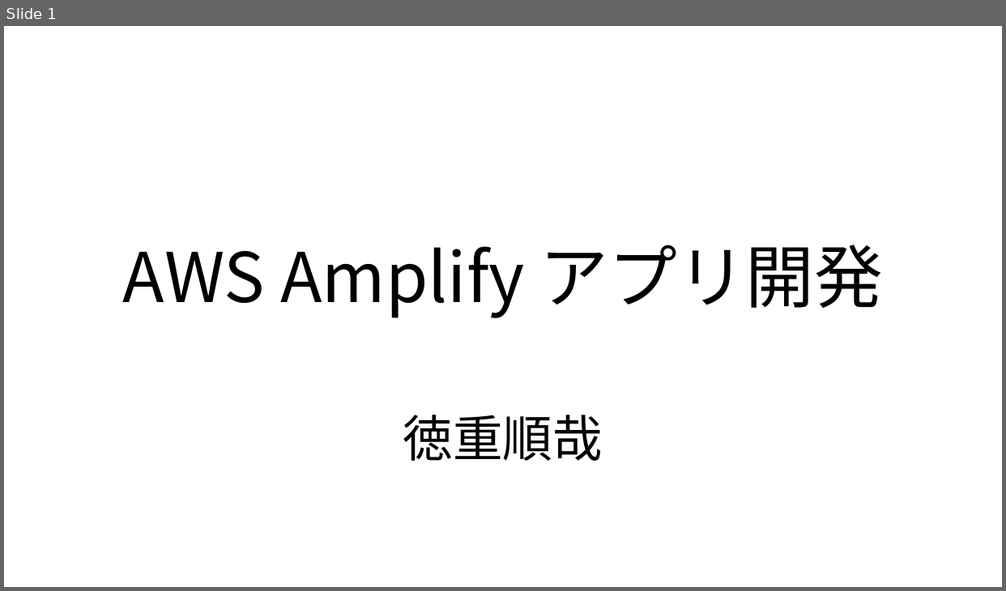
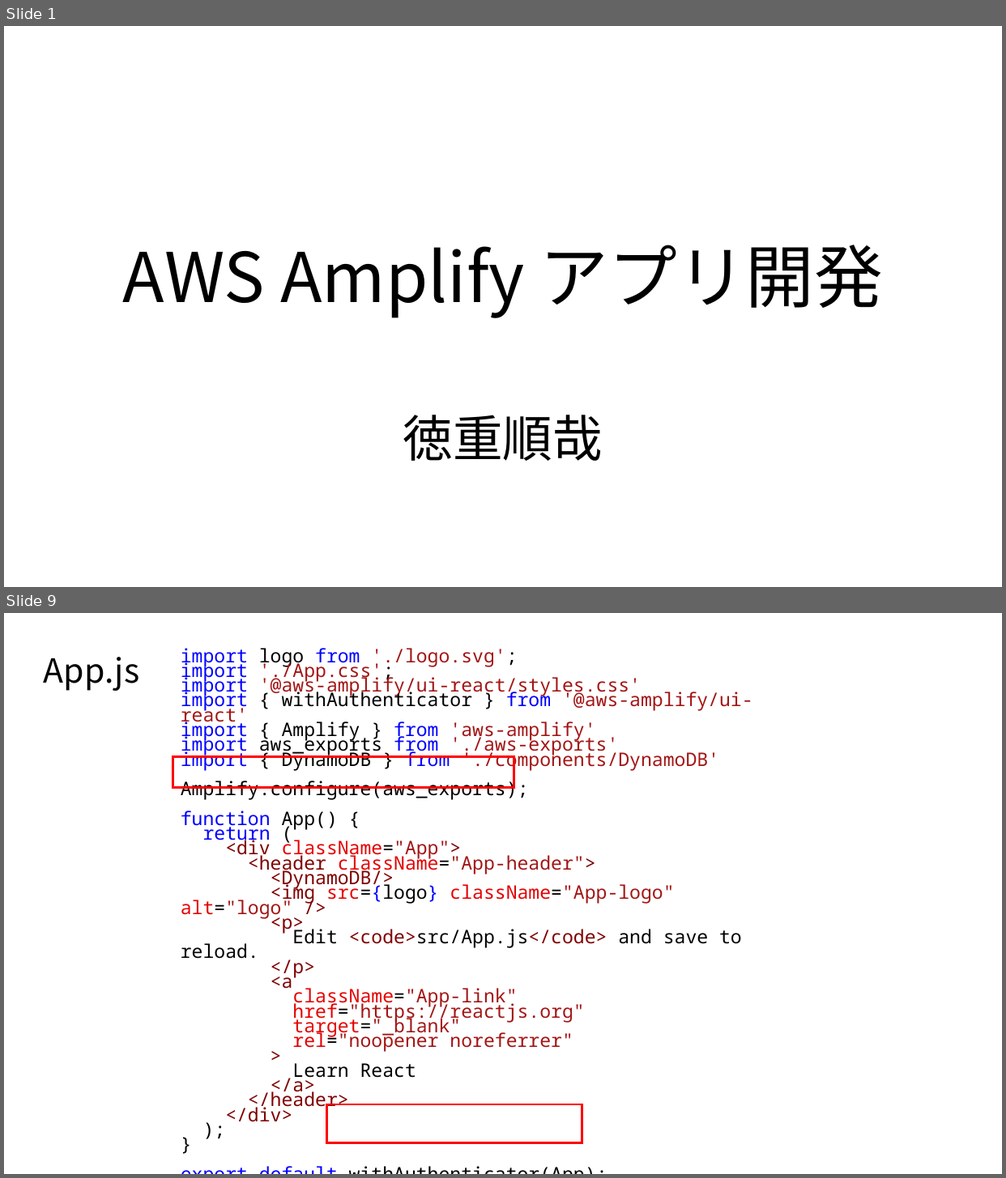
Before and after one commit to TokushigeJunya/test, a slide deck: AWSAmplifyアプリ開発.pptx. Shown one above the other, each under a label of ours: slide 1 before the commit, slides 1 and 9 after it; the slides between them are not shown. The pictures are 1006x591 and 1006x1178 pixels, drawn with LibreOffice and Linux fonts; fonts in the diff are those of the drawing. Boxes give left, top, right and bottom in pixels: in the first picture for what was removed or moved away, otherwise in the second. Text is boxed around its words. In the diff, an @@ line names an element or a change of style, - is before the commit and + after.

```diff
--- a/AWSAmplifyアプリ開発.pptx
+++ b/AWSAmplifyアプリ開発.pptx
@@ slide 9 added at [4,613,1002,1174], background #FFFFFF @@
@@ text added at [44,657,140,691], 32 pt, text #000000 @@
+App.js
@@ text added at [181,648,753,1122], 18 pt, text #A31515 @@
+import logo from './logo.svg';
+import './App.css';
+import '@aws-amplify/ui-react/styles.css'
+import { withAuthenticator } from '@aws-amplify/ui-react'
+import { Amplify } from 'aws-amplify'
+import aws_exports from './aws-exports'
+import { DynamoDB } from './components/DynamoDB'
+Amplify.configure(aws_exports);
+function App() {
+return (
+<div className="App">
+<header className="App-header">
+<DynamoDB/>
+<img src={logo} className="App-logo" alt="logo" />
+<p>
+Edit <code>src/App.js</code> and save to reload.
+</p>
+<a
+className="App-link"
+href="https://reactjs.org"
+target="_blank"
+rel="noopener noreferrer"
+>
+Learn React
+</a>
+</header>
+</div>
+);
+}
+export default withAuthenticator(App);
@@ rectangle added at [173,756,514,787], outline #FF0000 2.25 pt @@
@@ rectangle added at [326,1105,582,1143], outline #FF0000 2.25 pt @@
```
Also in this commit, not shown: 1 slide changed, 8 other slides added, 4 slides removed.
